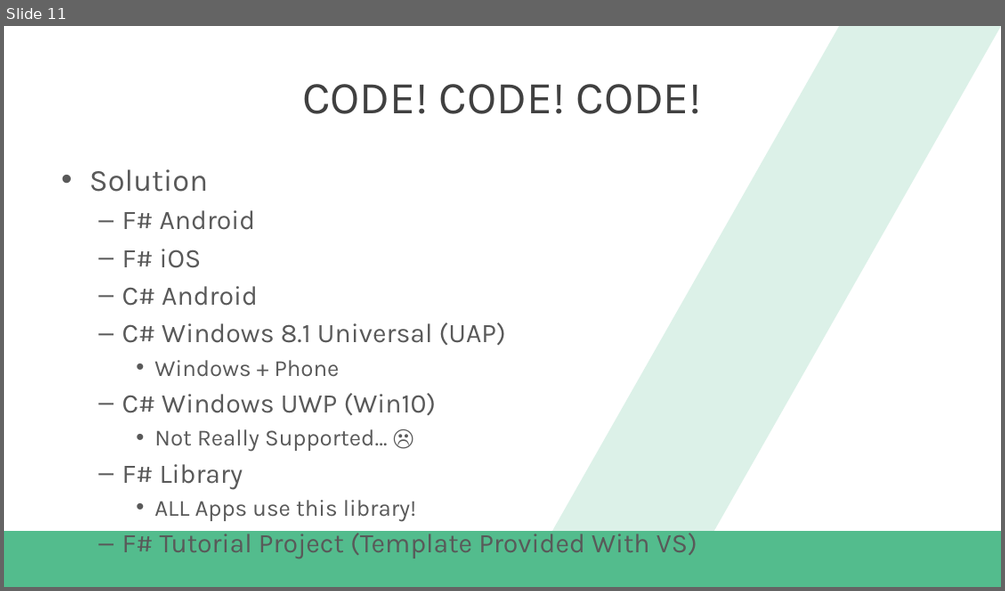
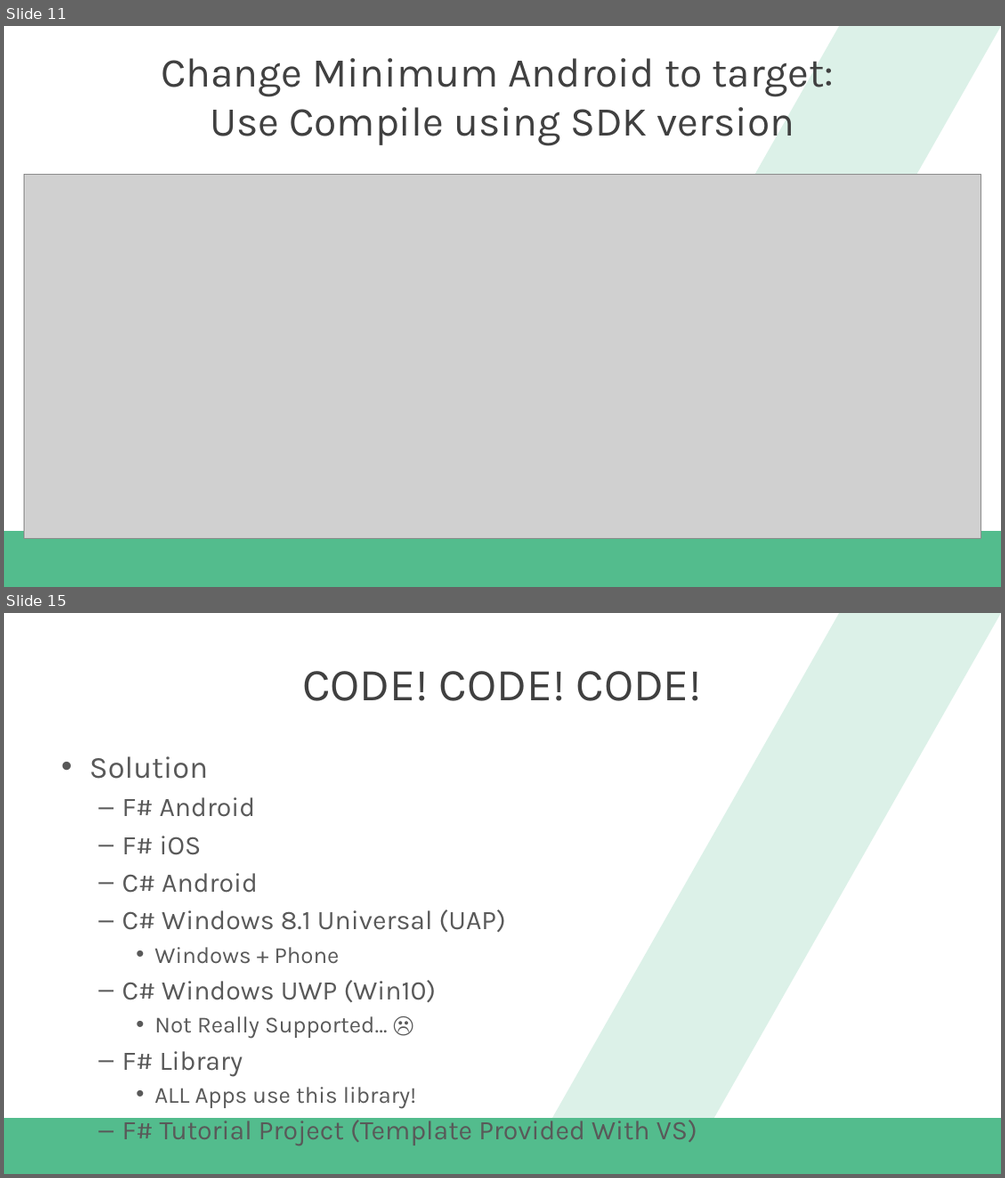
Before and after one commit to dannydwarren/FSharpXamarin, a slide deck: FSharpXamarin_Slides.pptx. Shown one above the other, each under a label of ours: slide 11 before the commit, slides 11 and 15 after it; the slides between them are not shown. The pictures are 1005x591 and 1005x1178 pixels, drawn with LibreOffice and Linux fonts; fonts in the diff are those of the drawing; grey boxes stand for pictures; background and template pictures are left out. Boxes give left, top, right and bottom in pixels: in the first picture for what was removed or moved away, otherwise in the second. Text is boxed around its words. In the diff, an @@ line names an element or a change of style, - is before the commit and + after.

```diff
--- a/FSharpXamarin_Slides.pptx
+++ b/FSharpXamarin_Slides.pptx
@@ slide 11 added at box(4, 26, 1001, 587), background #FFFFFF; not listed: 2 template elements that a slide beside it also shows @@
@@ title added at box(161, 58, 833, 145), 39.6 pt, text #404040 @@
+Change Minimum Android to target:
+Use Compile using SDK version
@@ picture added at box(24, 174, 980, 538) @@
@@ what was slide 11 is now slide 15 @@
```
Also in this commit, not shown: 5 slides changed, 5 other slides added, 1 slide removed, 22 other files.
